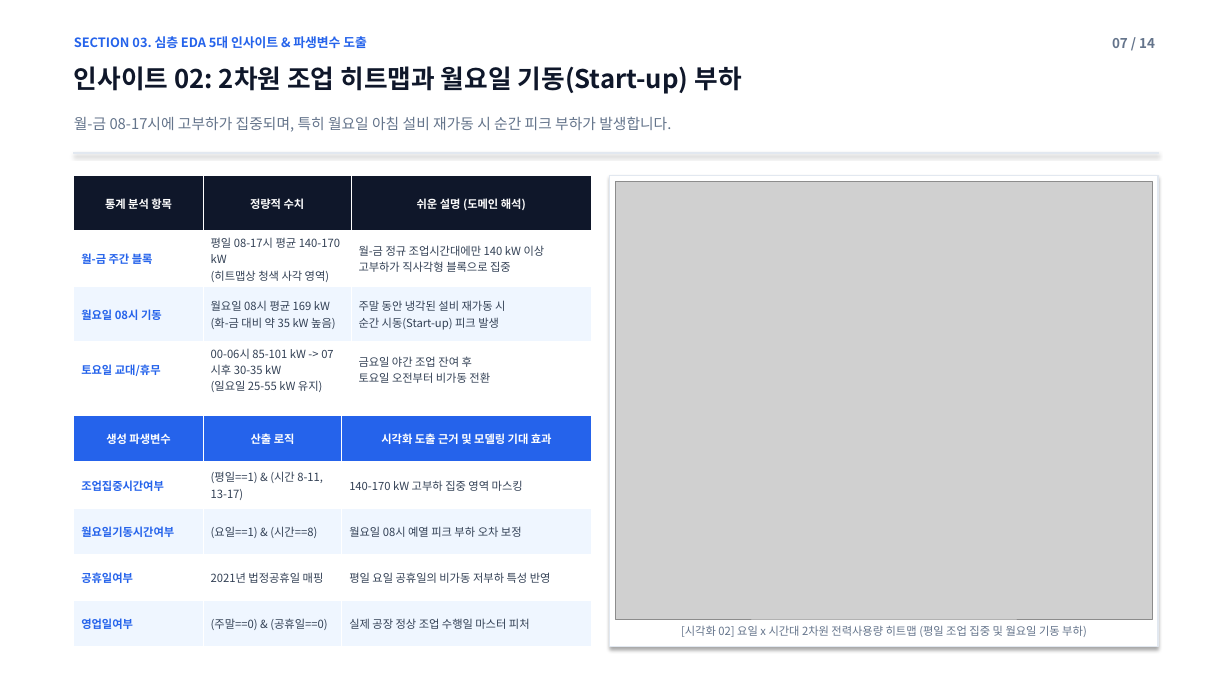
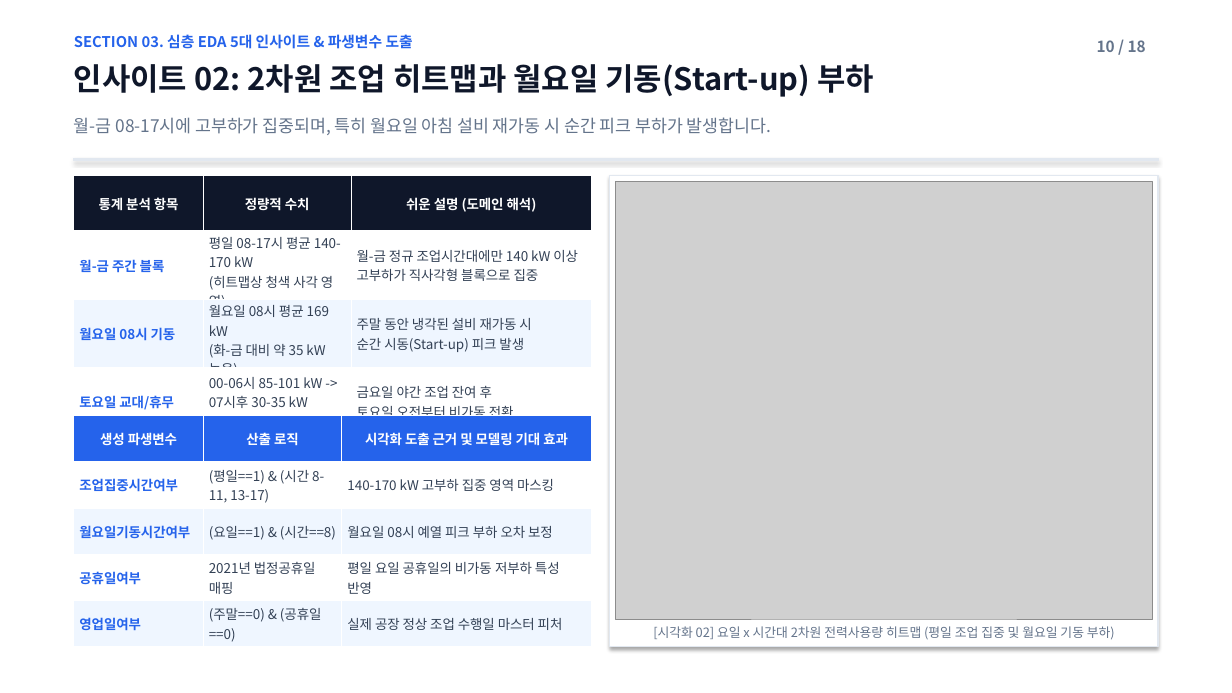
Before and after one commit to jgi0117/KAMP-Competition, a slide deck: slide 10 of reports/EDA_전처리_및_피처엔지니어링_보고.pptx (slide 7 before the commit). Drawn at 1232x693 pixels with LibreOffice and Linux fonts; fonts in the diff are those of the drawing; grey boxes stand for pictures. Boxes give left, top, right and bottom in pixels: in the first picture for what was removed or moved away, otherwise in the second. Text is boxed around its words. In the diff, an @@ line names an element or a change of style, - is before the commit and + after.

Commit message:
style(docs): scale up font sizes for high presentation readability and add section divider slides

```diff
--- a/reports/EDA_전처리_및_피처엔지니어링_보고.pptx
+++ b/reports/EDA_전처리_및_피처엔지니어링_보고.pptx
@@ text "SECTION 03. 심층 EDA 5대 ..." at [74, 34, 413, 49]: size 10 to 11.5 pt @@
@@ text at [1097, 40, 1146, 52]: text changed; size 10.5 to 12 pt @@
-07 / 14
+10 / 18
@@ text "인사이트 02: 2차원 조업 히트맵과 ..." at [74, 64, 874, 97]: size 20 to 24 pt @@
@@ text "월-금 08-17시에 고부하가 집중되며, 특히 ..." at [74, 117, 771, 135]: size 11.5 to 13.5 pt @@
@@ table at [74, 176, 592, 450] @@
@@ size 8.8 to 10.5 pt @@
@@ rectangle: place and size @@
-rectangle at [74, 152, 1158, 153]
+rectangle at [74, 159, 1158, 160]
@@ table at [74, 416, 592, 647] @@
@@ size 8.8 to 10.5 pt @@
@@ text "[시각화 02] 요일 x 시간대 ..." at [653, 626, 1115, 640]: size 8.8 to 10 pt @@
```
Also in this commit, not shown: 13 other slides changed, 4 slides added, 2 other files.
